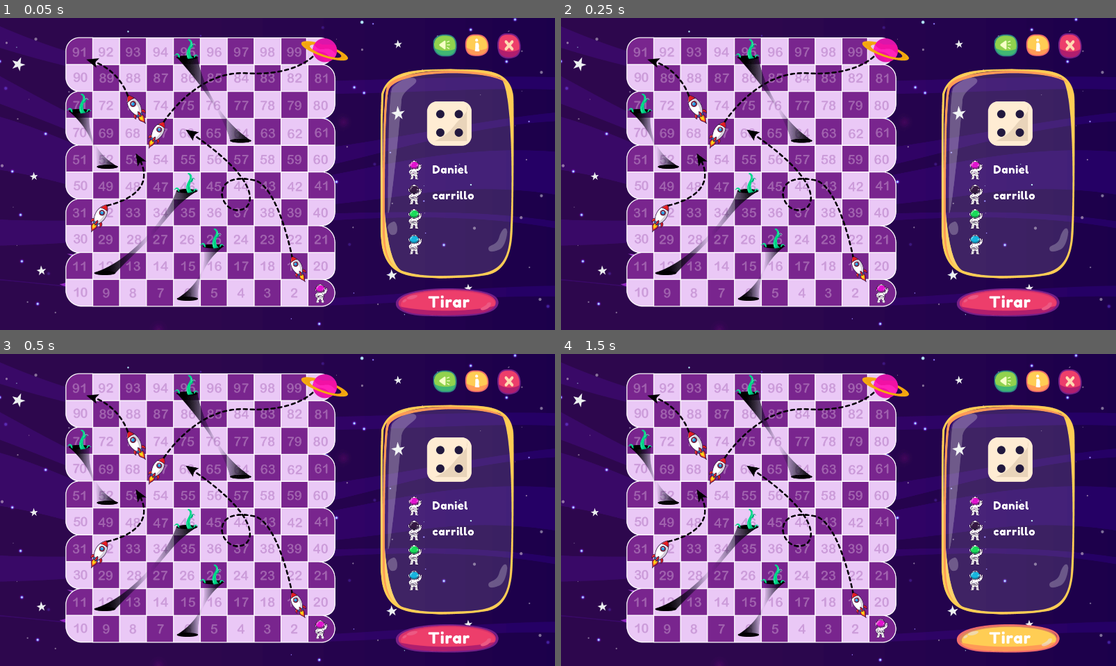
Above: before the commit, frames 1-4 (two rows, left to right).
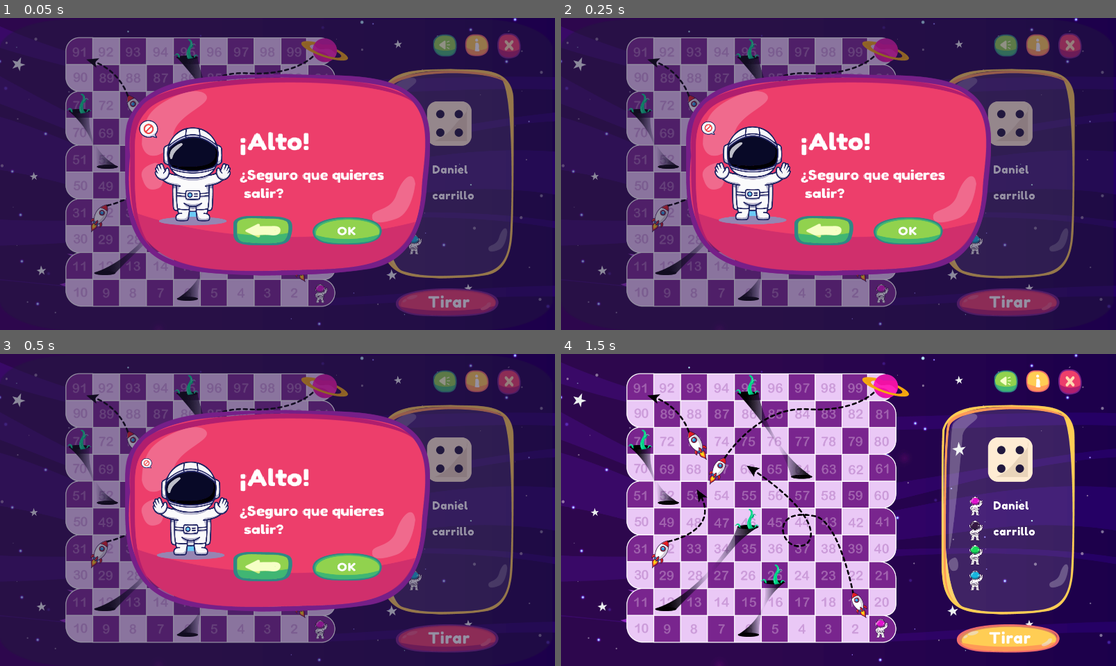
Above: after the commit, the same moments.

Repository: carrilloycardenas/Carrera-espacial
Game: Godot game, scene res://tablero/tablero.tscn
Same seed, same stepped clock (60 frames per second), same inputs: the game is played once before the commit and once after it. The project has no main scene, so this scene is started directly.
Inputs (mouse positions are in pixels of both pictures, inside the frame that each line leads up to):
- Up to frame 1 (0.05 s): no input
- Up to frame 2 (0.25 s): no input
- Up to frame 3 (0.5 s): no input
- Up to frame 4 (1.5 s): click (821, 566) at 0.52 s; click (1010, 637) at 1.25 s

The runs differ from the first frame. In frame 1, 58% of the frame differs, in the area x 0-99%, y 0-99%; in frame 2, 58%; in frame 3, 58%; in frame 4, nothing differs.

Commit message:
close window progress

Diff:
--- a/scripts/tablero.gd
+++ b/scripts/tablero.gd
@@ -24,4 +24,12 @@
 
 
 func _on_btnsalir_pressed():
+	get_node("Hover-seleccionjugadores").visible = true
+
+
+func _on_TextureButton_pressed():
 	get_tree().quit()
+
+
+func _on_btnregresar_pressed():
+	get_node("Hover-seleccionjugadores").visible = false
--- a/sprites/astro-warning.tscn
+++ b/sprites/astro-warning.tscn
@@ -16,5 +16,7 @@
 [node name="astro" type="Node2D"]
 
 [node name="AnimatedSprite" type="AnimatedSprite" parent="."]
+scale = Vector2( 0.4, 0.4 )
 frames = SubResource( 1 )
-frame = 7
+frame = 5
+playing = true
--- a/tablero/tablero.tscn
+++ b/tablero/tablero.tscn
@@ -19,10 +19,25 @@
 [ext_resource path="res://assets/astronauta-3-verde.png" type="Texture" id=17]
 [ext_resource path="res://assets/astronauta-4-azul.png" type="Texture" id=18]
 [ext_resource path="res://sprites/astro1.tscn" type="PackedScene" id=19]
+[ext_resource path="res://assets/contenedor-advertencia.png" type="Texture" id=20]
+[ext_resource path="res://sprites/astro-warning.tscn" type="PackedScene" id=21]
+[ext_resource path="res://assets/Hover-seleccion.jugadores.png" type="Texture" id=22]
+[ext_resource path="res://assets/boton-ok.png" type="Texture" id=23]
+[ext_resource path="res://assets/boton-ok-hover.png" type="Texture" id=24]
+[ext_resource path="res://assets/boton-regresar-hover.png" type="Texture" id=25]
+[ext_resource path="res://assets/Boton-regresar.png" type="Texture" id=26]
 
 [sub_resource type="DynamicFont" id=1]
 size = 37
 extra_spacing_char = 2
+font_data = ExtResource( 13 )
+
+[sub_resource type="DynamicFont" id=2]
+size = 32
+font_data = ExtResource( 13 )
+
+[sub_resource type="DynamicFont" id=3]
+size = 18
 font_data = ExtResource( 13 )
 
 [node name="tablero" type="Node2D"]
@@ -126,7 +141,7 @@
 texture_normal = ExtResource( 8 )
 texture_hover = ExtResource( 7 )
 
-[node name="btn-salir" type="TextureButton" parent="."]
+[node name="btn-popupSalir" type="TextureButton" parent="."]
 margin_left = 918.0
 margin_top = 28.0
 margin_right = 989.0
@@ -145,4 +160,59 @@
 position = Vector2( 580, 548 )
 scale = Vector2( 0.9, 0.9 )
 
-[connection signal="pressed" from="btn-salir" to="." method="_on_btnsalir_pressed"]
+[node name="Hover-seleccionjugadores" type="Sprite" parent="."]
+position = Vector2( 509.317, 289.183 )
+scale = Vector2( 3.04726, 1.30668 )
+texture = ExtResource( 22 )
+
+[node name="Contenedor-advertencia" type="Sprite" parent="Hover-seleccionjugadores"]
+position = Vector2( 0.880615, 0.318817 )
+scale = Vector2( 0.205585, 0.479436 )
+texture = ExtResource( 20 )
+
+[node name="astro" parent="Hover-seleccionjugadores" instance=ExtResource( 21 )]
+position = Vector2( -55.1259, -2.53824 )
+scale = Vector2( 0.328163, 0.765297 )
+
+[node name="alto" type="Label" parent="Hover-seleccionjugadores"]
+margin_left = -21.522
+margin_top = -67.4355
+margin_right = 63.478
+margin_bottom = -27.4355
+rect_scale = Vector2( 0.5, 1 )
+custom_fonts/font = SubResource( 2 )
+text = "¡Alto!"
+
+[node name="Label" type="Label" parent="Hover-seleccionjugadores"]
+margin_left = -21.522
+margin_top = -11.1096
+margin_right = 153.478
+margin_bottom = 37.8904
+rect_scale = Vector2( 0.5, 1 )
+custom_fonts/font = SubResource( 3 )
+text = "¿Seguro que quieres
+ salir?"
+
+[node name="btn-regresar" type="TextureButton" parent="Hover-seleccionjugadores"]
+margin_left = -25.7225
+margin_top = 58.2774
+margin_right = 46.2775
+margin_bottom = 100.277
+rect_scale = Vector2( 0.5, 1 )
+texture_normal = ExtResource( 26 )
+texture_hover = ExtResource( 25 )
+expand = true
+
+[node name="btn-salir" type="TextureButton" parent="Hover-seleccionjugadores"]
+margin_left = 21.883
+margin_top = 59.5019
+margin_right = 105.883
+margin_bottom = 98.5019
+rect_scale = Vector2( 0.5, 1 )
+texture_normal = ExtResource( 23 )
+texture_hover = ExtResource( 24 )
+expand = true
+
+[connection signal="pressed" from="btn-popupSalir" to="." method="_on_btnsalir_pressed"]
+[connection signal="pressed" from="Hover-seleccionjugadores/btn-regresar" to="." method="_on_btnregresar_pressed"]
+[connection signal="pressed" from="Hover-seleccionjugadores/btn-salir" to="." method="_on_TextureButton_pressed"]
Not shown: 1 places in tablero/tablero.tscn that only renumber resources
